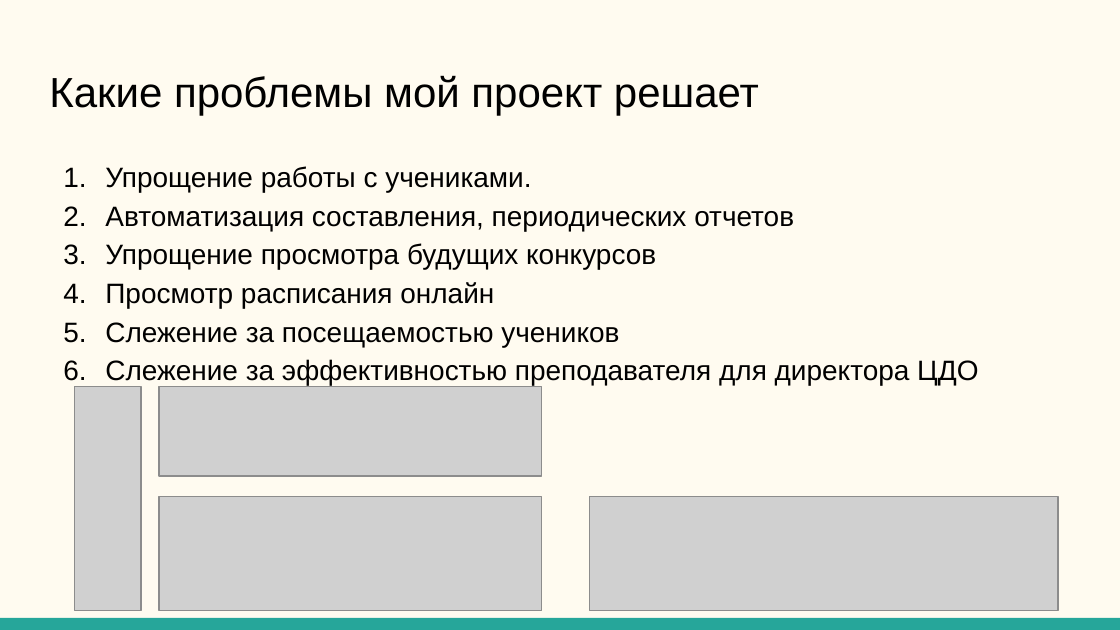
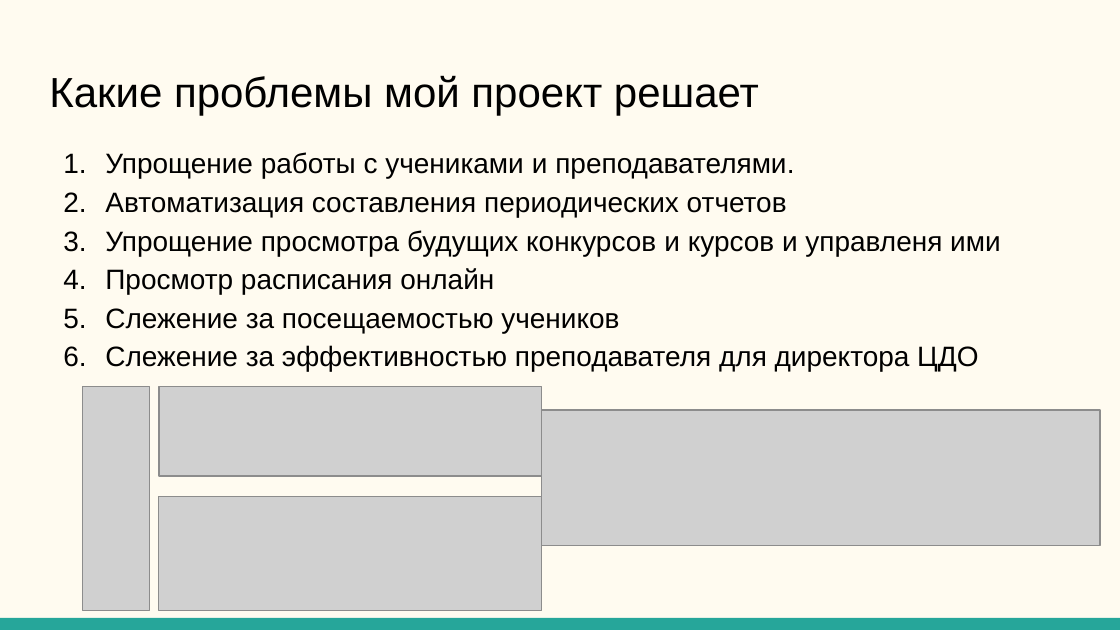
Before and after one commit to qu-een-li/CRM_CAE_IT-CUBE_Vladikavkaz, a slide deck: slide 3 of CRM для Центров Дополнительного образования.pptx. Drawn at 1120x630 pixels with LibreOffice and Linux fonts; fonts in the diff are those of the drawing; grey boxes stand for pictures. Boxes give left, top, right and bottom in pixels: in the first picture for what was removed or moved away, otherwise in the second. Text is boxed around its words. In the diff, an @@ line names an element or a change of style, - is before the commit and + after.

```diff
--- a/CRM для Центров Дополнительного образования.pptx
+++ b/CRM для Центров Дополнительного образования.pptx
@@ text "Упрощение работы с учениками и ...": place and size @@
-text "Упрощение работы с учениками и ..." at (105,166,978,385)
+text "Упрощение работы с учениками и ..." at (105,152,1000,372)
@@ text at (105,152,1000,256): text changed @@
-1. Упрощение работы с учениками.
-2. Автоматизация составления, периодических отчетов
-3. Упрощение просмотра будущих конкурсов
+1. Упрощение работы с учениками и преподавателями.
+2. Автоматизация составления периодических отчетов
+3. Упрощение просмотра будущих конкурсов и курсов и управленя ими
@@ picture: place and size @@
-picture at (75,386,141,610)
+picture at (82,386,149,610)
@@ picture added at (542,410,1100,545) @@
@@ picture removed at (589,497,1057,612) @@
```
Also in this commit, not shown: 4 other slides changed.
